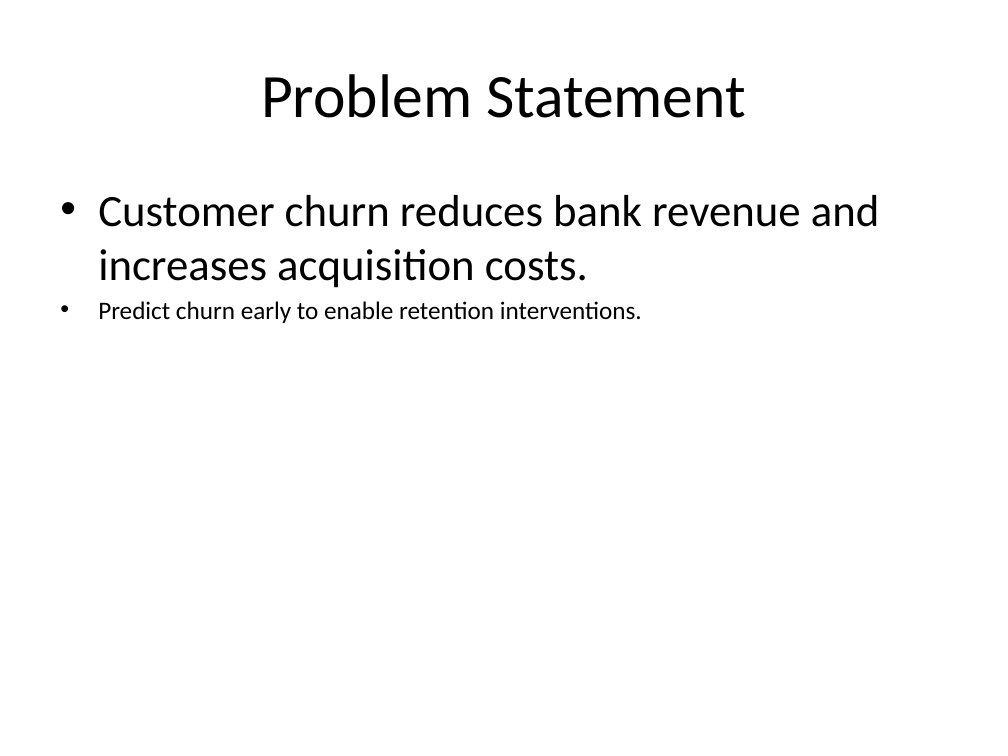
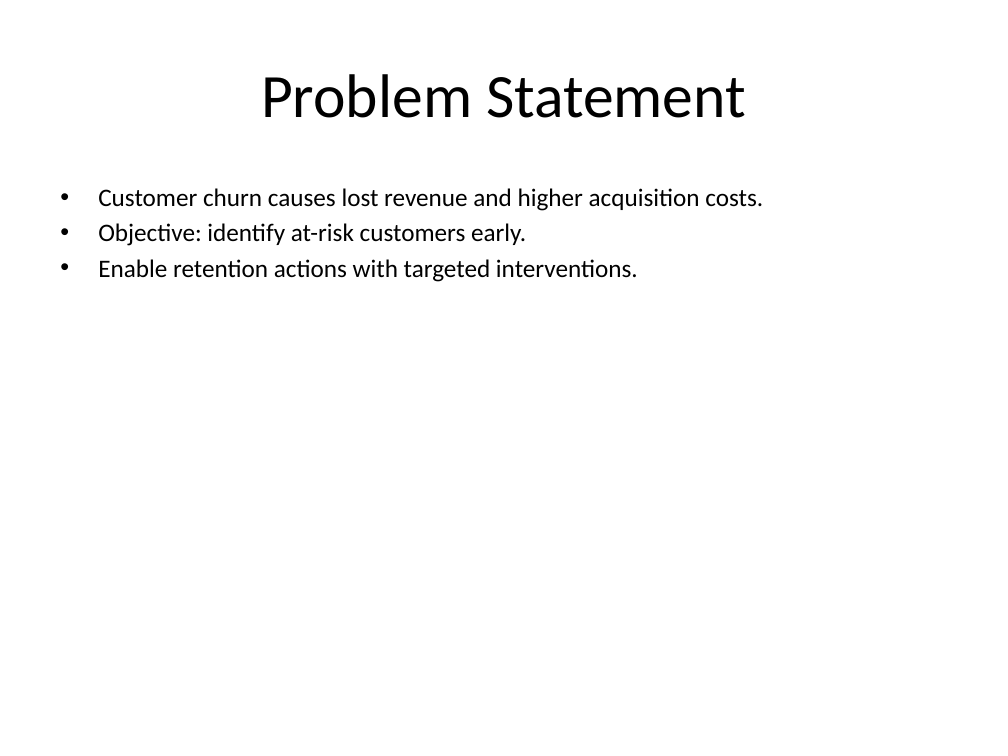
Before and after one commit to Luckyrajbhar/bank-customer-churn-ml, a slide deck: slide 3 of Bank_Churn_Presentation.pptx (slide 2 before the commit). Drawn at 1008x756 pixels with LibreOffice and Linux fonts; fonts in the diff are those of the drawing. Boxes give left, top, right and bottom in pixels: in the first picture for what was removed or moved away, otherwise in the second. Text is boxed around its words. In the diff, an @@ line names an element or a change of style, - is before the commit and + after.

```diff
--- a/Bank_Churn_Presentation.pptx
+++ b/Bank_Churn_Presentation.pptx
@@ text at [98,188,763,282]: text changed; size 32 to 18 pt @@
-• Customer churn reduces bank revenue and increases acquisition costs.
-• Predict churn early to enable retention interventions.
+• Customer churn causes lost revenue and higher acquisition costs.
+• Objective: identify at-risk customers early.
+• Enable retention actions with targeted interventions.
```
Also in this commit, not shown: 4 other slides changed, 3 slides added, 1 slide removed, 2 other files.
